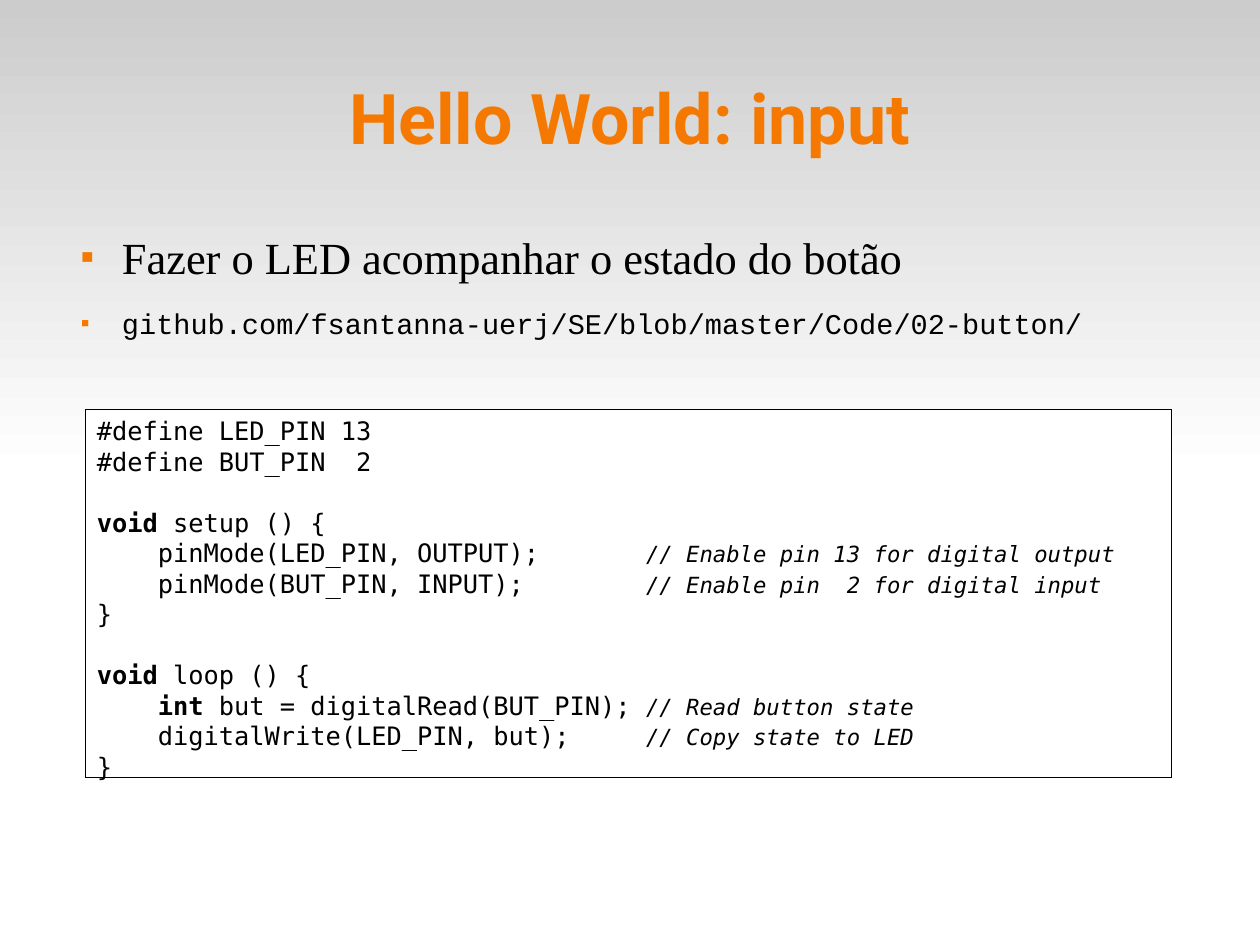
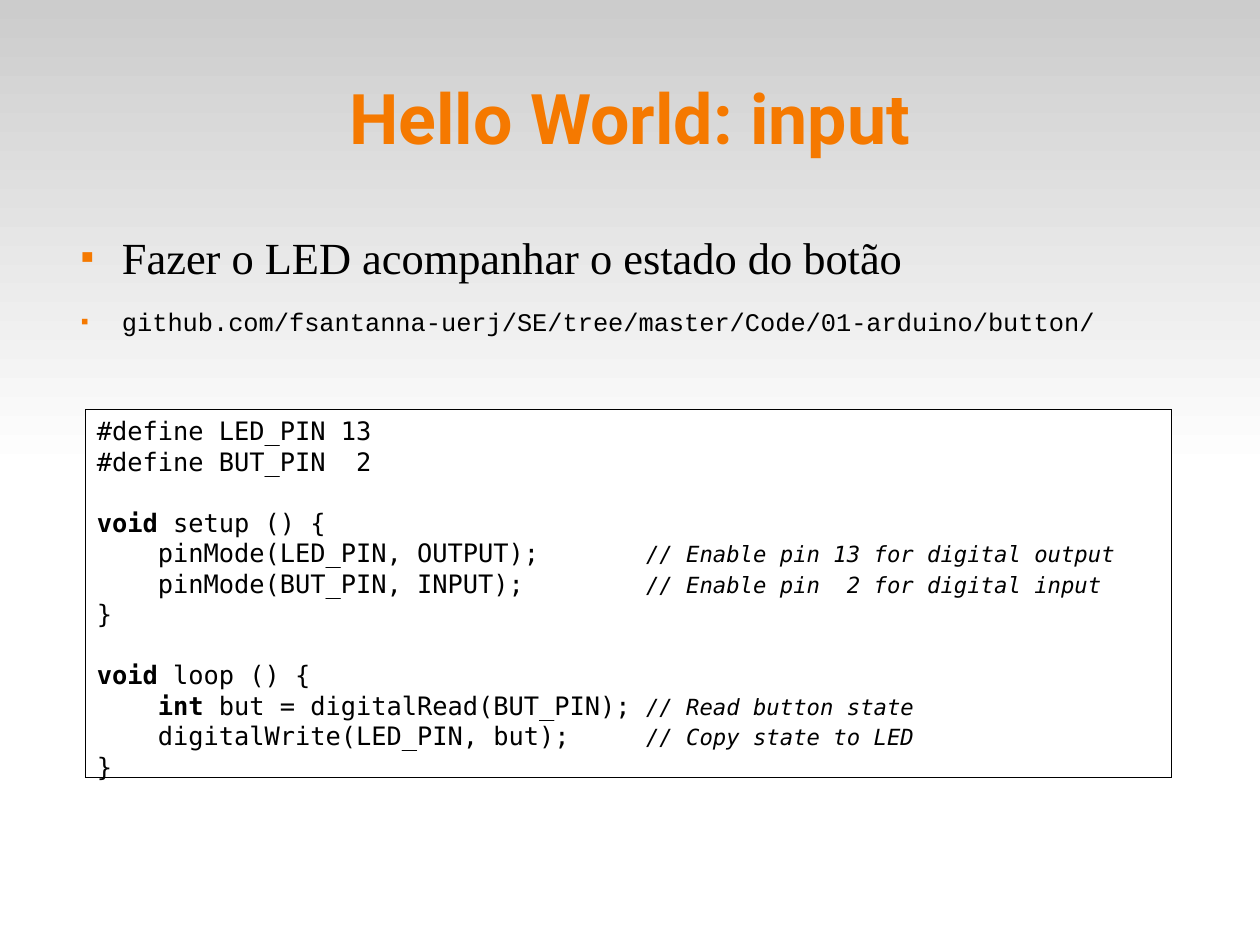
Before and after one commit to fsantanna-uerj/SE, a slide deck: slide 7 of Slides/se-01-arduino.odp. Drawn at 1260x945 pixels with LibreOffice and Linux fonts; fonts in the diff are those of the drawing. Boxes give left, top, right and bottom in pixels: in the first picture for what was removed or moved away, otherwise in the second. Text is boxed around its words. In the diff, an @@ line names an element or a change of style, - is before the commit and + after.

```diff
--- a/Slides/se-01-arduino.odp
+++ b/Slides/se-01-arduino.odp
@@ text at [122, 312, 1094, 337]: text changed; size 18 to 16 pt @@
-■ github.com/fsantanna-uerj/SE/blob/master/Code/02-button/
+■ github.com/fsantanna-uerj/SE/tree/master/Code/01-arduino/button/
```
Also in this commit, not shown: 1 other slide changed, 2 other files.
